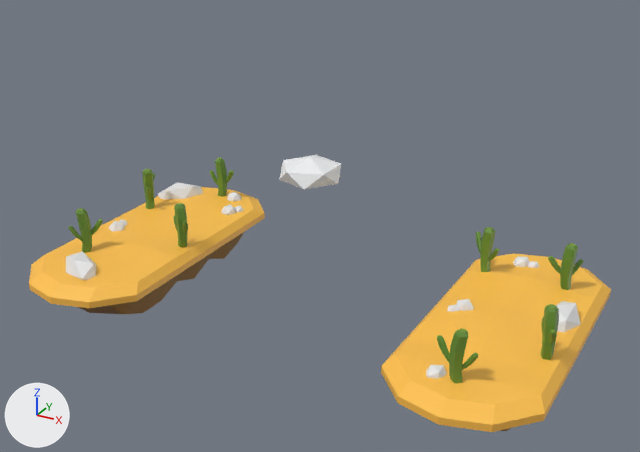
The OBJ model assets/level/desertedsands.obj as it was, and as the next commit left it.
The view is the same before and after, from a camera (50 mm lens) standing at (116.6, -205.8, 125.4) and looking at (2.0, 2.6, 21.3). Every picture has the same lights, and +X, +Y and +Z are marked at lower left. Where no turn or scale is listed for an object, it has been applied to the vertices.

Names of what the first picture shows: 'desertedsands'.
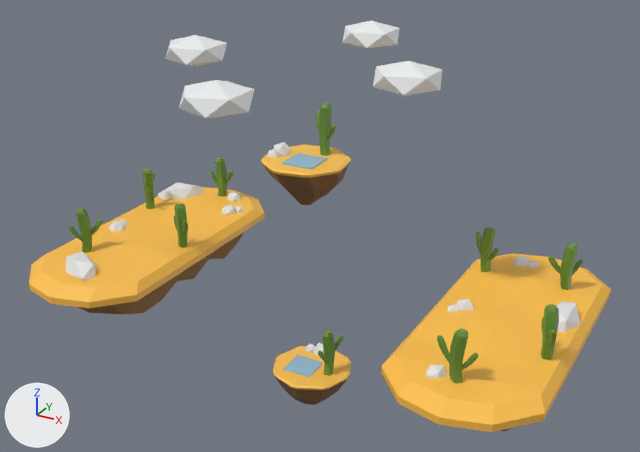
Changed parts and their boxes (x1, y1, x2, y2) in the pictures (640 x 452 px; the box of a moved part takes in the faces that stretch with it):
'desertedsands', reshaped (48% taller): before (29, 155, 611, 432); after (29, 21, 611, 432)
part 1 of me_desertedsands, added: after (273, 142, 291, 156)
part 2 of me_desertedsands, added: after (268, 148, 280, 158)
part 3 of me_desertedsands, added (green): after (319, 103, 332, 156)
part 4 of me_desertedsands, added: after (326, 124, 336, 141)
part 5 of me_desertedsands, added: after (315, 110, 320, 131)
part 6 of me_desertedsands, added: after (373, 61, 443, 96)
part 7 of me_desertedsands, added: after (342, 21, 400, 50)
part 8 of me_desertedsands, added: after (178, 80, 254, 118)
part 9 of me_desertedsands, added: after (313, 343, 324, 356)
part 10 of me_desertedsands, added: after (305, 343, 315, 352)
part 11 of me_desertedsands, added (green): after (322, 330, 335, 376)
part 12 of me_desertedsands, added: after (318, 351, 328, 363)
part 13 of me_desertedsands, added: after (335, 335, 344, 351)
part 14 of me_desertedsands, added (orange): after (261, 144, 351, 205)
part 15 of me_desertedsands, added (orange): after (273, 346, 351, 405)
part 16 of me_desertedsands, moved or reshaped: before (279, 155, 341, 190); after (165, 35, 327, 169)
part 17 of me_desertedsands, added (blue): after (283, 355, 323, 377)

The change, as a list of edits to the scene's bpy script:
```text
Change me_desertedsands:
    remove me_desertedsands.from_pydata(...)  # 1140 vertices, 1176 faces; spans x -78.0..80.0, y -47.0..47.0, z -10.0..43.0
    add me_desertedsands.from_pydata(...)  # 1560 vertices, 1632 faces; spans x -78.0..80.0, y -50.0..49.0, z -41.0..74.0
    me_desertedsands part 1: a new loose piece, an icosphere of 20 faces spanning x -11.3..-6.1, y -3.4..2.5, z 40.6..45.8, in mat_material_004 (its picture is missing)
    me_desertedsands part 2: a new loose piece, an icosphere of 20 faces spanning x -11.0..-7.5, y -5.9..-2.0, z 41.4..44.9, in mat_material_004 (its picture is missing)
    me_desertedsands part 3: the loose piece of 30 vertices spanning x 44.0..48.0, y 22.0..25.0, z 7.0..22.0 is copied, and the copy is moved by (-44.0, -19.0, 36.0); it spans x 0.0..4.0, y 3.0..6.0, z 42.0..58.0
    me_desertedsands part 4: the loose piece of 30 vertices spanning x -42.0..-38.0, y -9.0..-5.0, z 13.0..19.0 is copied, and the copy is moved by (45.0, 11.0, 34.0); it spans x 3.0..7.0, y 2.0..5.0, z 47.0..53.0
    me_desertedsands part 5: the loose piece of 30 vertices spanning x -47.0..-43.0, y -6.0..-3.0, z 11.0..17.0 is copied, and the copy is moved by (45.0, 11.0, 37.0); it spans x -2.0..2.0, y 4.0..9.0, z 48.0..54.0
    me_desertedsands part 6: a new loose piece, an icosphere of 20 faces spanning x 21.0..38.8, y -10.7..6.2, z 65.2..74.1, in mat_material_002 (picture img_level_png)
    me_desertedsands part 7: a new loose piece, an icosphere of 20 faces spanning x -10.2..7.6, y 32.6..49.5, z 65.2..74.1, in mat_material_002 (picture img_level_png)
    me_desertedsands part 8: a new loose piece, an icosphere of 20 faces spanning x -10.2..7.6, y -49.8..-32.9, z 65.2..74.1, in mat_material_002 (picture img_level_png)
    me_desertedsands part 9: a new loose piece, an icosphere of 20 faces spanning x -4.4..1.4, y 6.7..12.1, z -28.7..-23.5, in mat_material_004 (its picture is missing)
    me_desertedsands part 10: a new loose piece, an icosphere of 20 faces spanning x -7.0..-3.0, y 7.1..10.8, z -27.8..-24.3, in mat_material_004 (its picture is missing)
    me_desertedsands part 11: the loose piece of 30 vertices spanning x -45.0..-41.0, y -7.0..-4.0, z 7.0..22.0 is copied, and the copy is turned 105.7 degrees about the z axis through its middle, then moved by (49.0, 5.0, -34.0); it spans x 5.0..8.0, y -2.0..2.0, z -27.0..-12.0
    me_desertedsands part 12: the loose piece of 30 vertices spanning x -47.0..-43.0, y -6.0..-3.0, z 11.0..17.0 is copied, and the copy is turned 105.7 degrees about the z axis through its middle, then moved by (51.0, 2.0, -34.0); it spans x 5.0..7.0, y -5.0..0.0, z -22.0..-17.0
    me_desertedsands part 13: the loose piece of 30 vertices spanning x -42.0..-38.0, y -9.0..-5.0, z 13.0..19.0 is copied, and the copy is turned 105.7 degrees about the z axis through its middle, then moved by (47.0, 10.0, -34.0); it spans x 6.0..9.0, y 0.0..5.0, z -21.0..-15.0
    me_desertedsands part 14: a new loose piece of 70 vertices spanning x -13.0..12.0, y -14.0..11.0, z 29.0..43.0, in mat_material_002 (picture img_level_png)
    me_desertedsands part 15: a new loose piece of 70 vertices spanning x -13.0..13.0, y -12.0..14.0, z -41.0..-26.0, in mat_material_002 (picture img_level_png)
    me_desertedsands part 16: 12 vertices moved from x -8.0..9.0, y -9.0..8.0, z 34.0..43.0 to x -44.0..-27.0, y -11.0..6.0, z 65.0..74.0; 8 vertices added at x -4.0..6.0, y -9.0..1.0, z 43.0
    me_desertedsands part 17: 8 vertices added at x -7.0..2.0, y -5.0..4.0, z -26.0
    add me_desertedsands.materials.append(mat_material_001)  # picture img_level_png
```
